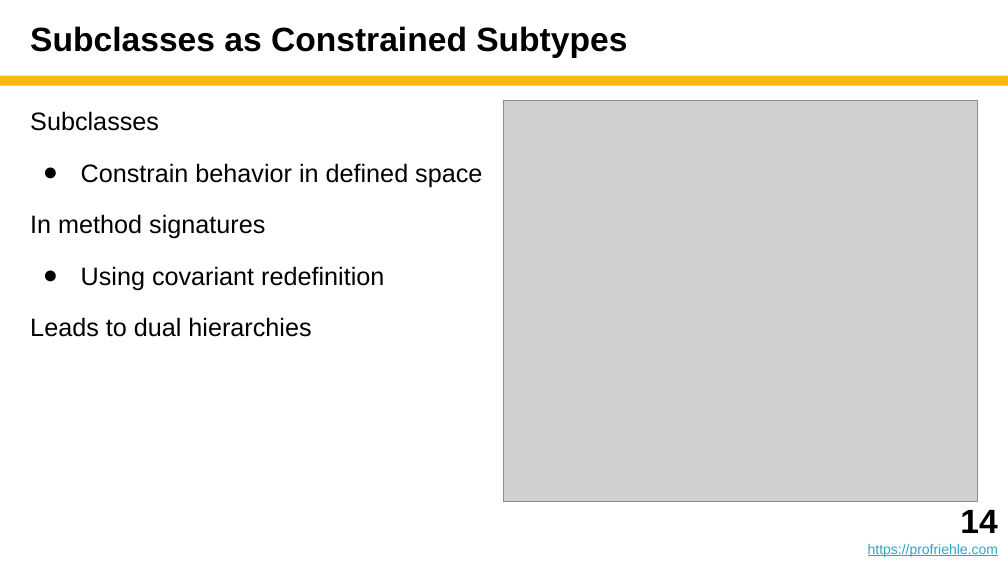
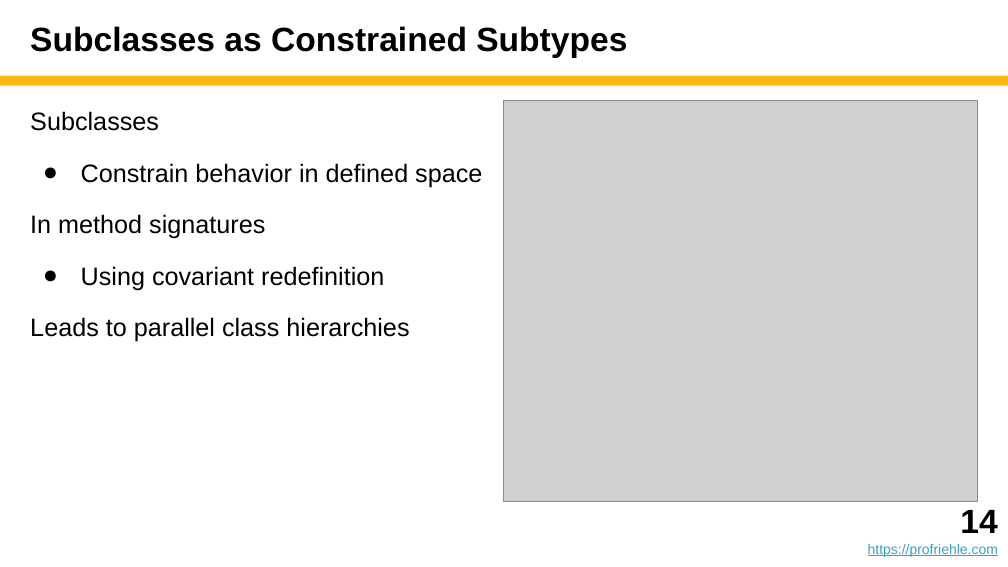
Before and after one commit to dirkriehle/adap-course, a slide deck: slide 14 of Lecture slides/ADAP B03 - Subtyping and Inheritance.pptx. Drawn at 1008x567 pixels with LibreOffice and Linux fonts; fonts in the diff are those of the drawing; grey boxes stand for pictures. Boxes give left, top, right and bottom in pixels: in the first picture for what was removed or moved away, otherwise in the second. Text is boxed around its words. In the diff, an @@ line names an element or a change of style, - is before the commit and + after.

```diff
--- a/Lecture slides/ADAP B03 - Subtyping and Inheritance.pptx
+++ b/Lecture slides/ADAP B03 - Subtyping and Inheritance.pptx
@@ text at box(30, 317, 409, 342): text changed @@
-Leads to dual hierarchies
+Leads to parallel class hierarchies
```
Also in this commit, not shown: 5 other slides changed, 9 other files.
